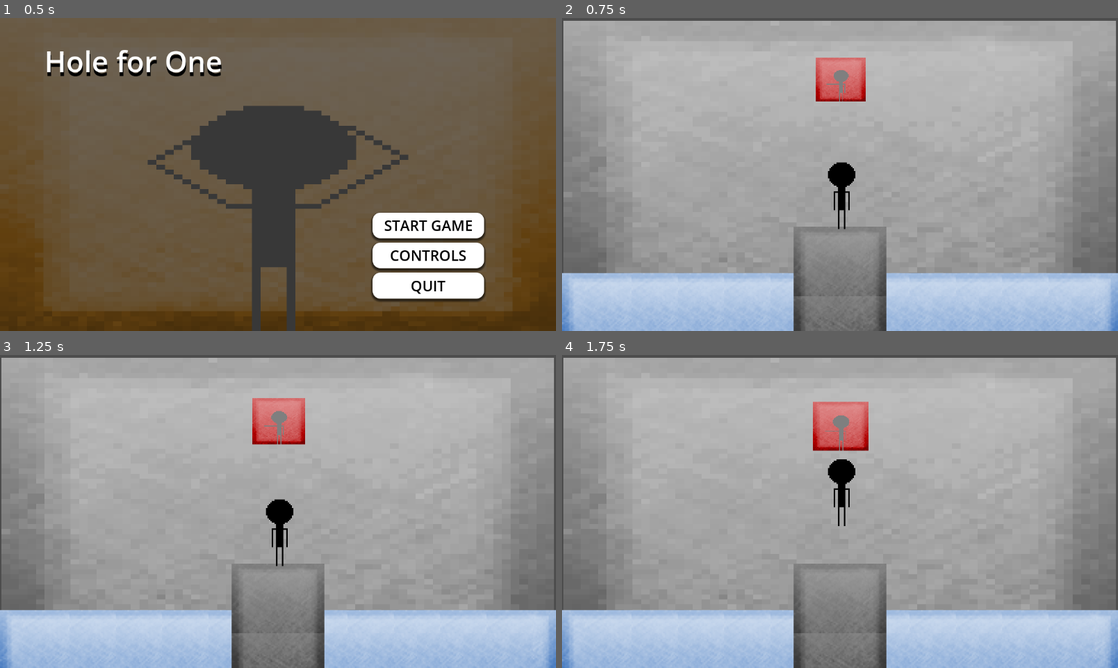
Above: before the commit, frames 1-4 (two rows, left to right).
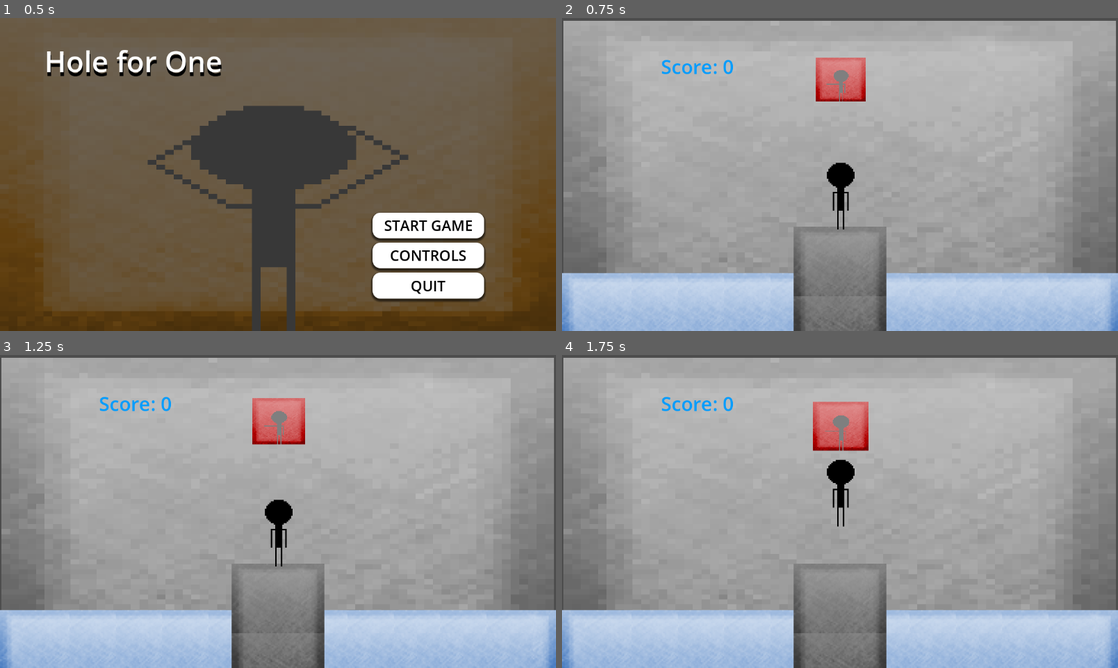
Above: after the commit, the same moments.

Repository: JCresent/hole-for-one
Game: Godot game, scene res://scenes/menu.tscn
The game is run twice, just before and just after one commit, with the same random seed, the same clock (stepped at 60 frames per second) and the same inputs.
Inputs:
- Up to frame 1 (0.5 s): no input
- Up to frame 2 (0.75 s): click "START GAME" at 0.5 s
- Up to frame 3 (1.25 s): no input
- Up to frame 4 (1.75 s): tap Enter (ui_accept) at 1.25, 1.52 s; hold W (right_arm_down) from 1.28 s (still down)

Frame 1 is identical in both runs. In frame 2, 0.4% of the frame differs, in the area x 17-53%, y 13-68%; in frame 3, 0.4%; in frame 4, 0.4%.

Commit message:
Finishing touchs (added in rounds)

Diff:
--- a/project.godot
+++ b/project.godot
@@ -14,6 +14,10 @@
 run/main_scene="res://scenes/menu.tscn"
 config/features=PackedStringArray("4.3", "GL Compatibility")
 config/icon="res://icon.svg"
+
+[autoload]
+
+Global="*res://scripts/Global.gd"
 
 [display]
 
--- a/scenes/lose-screen.tscn
+++ b/scenes/lose-screen.tscn
@@ -54,7 +54,7 @@
 grow_vertical = 2
 theme_override_styles/panel = SubResource("StyleBoxTexture_honml")
 
-[node name="Button" type="Button" parent="."]
+[node name="HomeButton" type="Button" parent="."]
 offset_left = 484.0
 offset_top = 473.0
 offset_right = 667.0
@@ -71,7 +71,7 @@
 theme_override_styles/normal = SubResource("StyleBoxFlat_8xdse")
 text = "HOME"
 
-[node name="Label" type="Label" parent="."]
+[node name="YouLose" type="Label" parent="."]
 layout_mode = 1
 anchors_preset = 8
 anchor_left = 0.5
@@ -89,4 +89,17 @@
 theme_override_font_sizes/font_size = 120
 text = "You lose"
 
-[connection signal="pressed" from="Button" to="." method="_on_home_pressed"]
+[node name="FinalScore" type="Label" parent="."]
+layout_mode = 0
+offset_left = 349.0
+offset_top = 553.0
+offset_right = 834.0
+offset_bottom = 636.0
+theme_override_colors/font_color = Color(0.741176, 0, 0, 1)
+theme_override_colors/font_shadow_color = Color(0, 0, 0, 1)
+theme_override_font_sizes/font_size = 60
+text = "Final Score"
+horizontal_alignment = 1
+vertical_alignment = 1
+
+[connection signal="pressed" from="HomeButton" to="." method="_on_home_pressed"]
--- a/scenes/main.tscn
+++ b/scenes/main.tscn
@@ -226,14 +226,26 @@
 
 [node name="Player" type="CharacterBody2D" parent="."]
 top_level = true
+position = Vector2(3, -2)
 script = ExtResource("10_qwgiv")
 
 [node name="Sprite2D" type="Sprite2D" parent="Player"]
 texture_filter = 1
-position = Vector2(581, 361)
+position = Vector2(576, 362)
 scale = Vector2(3, 3)
 texture = ExtResource("10_qlcib")
 
 [node name="CollisionPolygon2D" type="CollisionPolygon2D" parent="Player"]
 visible = false
 polygon = PackedVector2Array(569, 295, 550, 310, 554, 331, 572, 344, 572, 355, 564, 353, 564, 386, 575, 386, 572, 425, 586, 425, 586, 387, 596, 387, 595, 356, 584, 353, 590, 340, 609, 323, 610, 311, 590, 294)
+
+[node name="Score" type="Label" parent="."]
+offset_left = 166.0
+offset_top = 48.0
+offset_right = 395.0
+offset_bottom = 154.0
+theme_override_colors/font_color = Color(0, 0.611765, 1, 1)
+theme_override_font_sizes/font_size = 40
+text = "Score: 0"
+horizontal_alignment = 1
+vertical_alignment = 1
--- /dev/null
+++ b/scenes/round-change.tscn
@@ -0,0 +1,40 @@
+[gd_scene load_steps=4 format=3 uid="uid://bcgsbrykin516"]
+
+[ext_resource type="Script" path="res://scripts/round_change.gd" id="1_1l70u"]
+[ext_resource type="Texture2D" uid="uid://bw3ycx22kv5nk" path="res://assets/stage/orange.png" id="1_s38ib"]
+
+[sub_resource type="StyleBoxTexture" id="StyleBoxTexture_uf0wj"]
+texture = ExtResource("1_s38ib")
+
+[node name="Round-change" type="Control"]
+layout_mode = 3
+anchors_preset = 15
+anchor_right = 1.0
+anchor_bottom = 1.0
+grow_horizontal = 2
+grow_vertical = 2
+script = ExtResource("1_1l70u")
+
+[node name="Panel" type="Panel" parent="."]
+texture_filter = 1
+layout_mode = 1
+anchors_preset = 15
+anchor_right = 1.0
+anchor_bottom = 1.0
+grow_horizontal = 2
+grow_vertical = 2
+theme_override_styles/panel = SubResource("StyleBoxTexture_uf0wj")
+
+[node name="Round" type="Label" parent="."]
+layout_mode = 0
+offset_left = 180.0
+offset_top = 243.0
+offset_right = 1034.0
+offset_bottom = 387.0
+theme_override_colors/font_color = Color(0.31802, 0.31802, 0.31802, 1)
+theme_override_colors/font_shadow_color = Color(0, 0, 0, 1)
+theme_override_constants/shadow_offset_y = 5
+theme_override_font_sizes/font_size = 120
+text = "Round "
+horizontal_alignment = 1
+vertical_alignment = 1
--- /dev/null
+++ b/scripts/Global.gd
@@ -0,0 +1,7 @@
+extends Node
+
+var score = 0
+var round = 1
+
+var scale_speed: int = 10
+var vertical_speed: int = 20
--- a/scripts/lose_screen.gd
+++ b/scripts/lose_screen.gd
@@ -3,7 +3,7 @@
 
 # Called when the node enters the scene tree for the first time.
 func _ready() -> void:
-	pass # Replace with function body.
+	$FinalScore.text = "Final Score: " + str(Global.score)
 
 
 # Called every frame. 'delta' is the elapsed time since the previous frame.
--- a/scripts/main.gd
+++ b/scripts/main.gd
@@ -10,11 +10,14 @@
 					"res://assets/walls/wall_rdown_lup.png":"res://assets/sprites/sm-loneup-ronedown.png", "res://assets/walls/wall_rout_ldown.png":"res://assets/sprites/sm-ronet-lonedown.png",
 					"res://assets/walls/wall_rup_lout.png":"res://assets/sprites/sm-rup-lout.png", "res://assets/walls/wall_tpose.png":"res://assets/sprites/sm-tpose.png"}
 
-var round = 1
 var wall_counter = 0
 
 func _ready():
+	$Score.text = "Score: " + str(Global.score)
 	spawn_wall()
+
+func round_change():
+	get_tree().change_scene_to_file("res://scenes/round-change.tscn")
 
 func spawn_wall():
 	var wall_scene = load("res://scenes/wall.tscn")  # Replace with your Wall scene path
@@ -31,6 +34,8 @@
 	# Set up the next wall if it's ready
 	set_process(true)
 
+	wall_counter += 1
+
 func game_over():
 	get_tree().change_scene_to_file("res://scenes/lose-screen.tscn")
 
@@ -40,6 +45,13 @@
 
 	if player_pose_matches:
 		print("Pose matched! Next wall...")
+		Global.score += 1
+		update_score()
+
+		if wall_counter == Global.round + 2:
+			wall_counter = 0
+			round_change()
+
 		queue_free_current_wall()
 		spawn_wall()
 	else:
@@ -59,3 +71,9 @@
 	if hole_pose[hole] == position:
 		return true
 	return false
+
+func _on_score_updated():
+	$Score.text = "Score: " + str(Global.score)
+
+func update_score():
+	_on_score_updated()
--- /dev/null
+++ b/scripts/round_change.gd
@@ -0,0 +1,17 @@
+extends Control
+
+
+# Called when the node enters the scene tree for the first time.
+func _ready() -> void:
+	Global.round += 1
+	$Round.text = "Round " + str(Global.round)
+	Global.scale_speed = Global.scale_speed * 1.4
+	Global.vertical_speed = Global.vertical_speed * 1.4
+	# wait 2 seconds
+	await get_tree().create_timer(2).timeout
+	get_tree().change_scene_to_file("res://scenes/main.tscn")
+
+
+# Called every frame. 'delta' is the elapsed time since the previous frame.
+func _process(delta: float) -> void:
+	pass
--- a/scripts/wall.gd
+++ b/scripts/wall.gd
@@ -3,8 +3,6 @@
 signal reached_player
 
 @export var initial_scale = 0.9
-@export var scale_speed = 10 # Adjust for scaling speed
-@export var vertical_speed = 20 # Adjust for vertical movement speed
 @export var max_scale = 1.8 # Maximum scale the wall will reach
 
 var start_position: Vector2
@@ -17,8 +15,8 @@
 
 func _process(delta: float) -> void:
 	# Approach player
-	position.y += vertical_speed * delta
-	scale += Vector2(scale_speed * delta * 0.01, scale_speed * delta * 0.01)
+	position.y += Global.vertical_speed * delta
+	scale += Vector2(Global.scale_speed * delta * 0.01, Global.scale_speed * delta * 0.01)
 
 	#print("position y is:", position.y)
 	#print("scale is:", scale)
@@ -28,6 +26,6 @@
 	#scale.y = min(scale.y, max_scale)
 
 	# Check if reached player's Y position or off-screen
-	if position.y > get_viewport_rect().size.y * 0.5: # Adjust value based on where your player is
+	if position.y > get_viewport_rect().size.y * 0.55: # Adjust value based on where your player is
 		queue_free()
 		emit_signal("reached_player")
